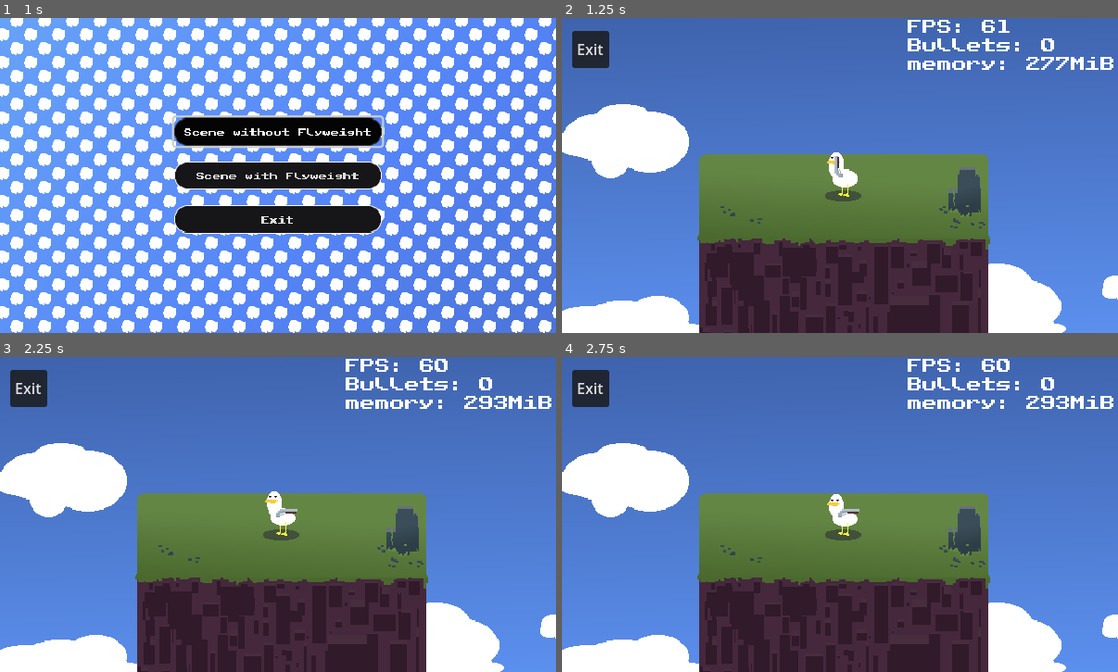
Above: before the commit, frames 1-4 (two rows, left to right).
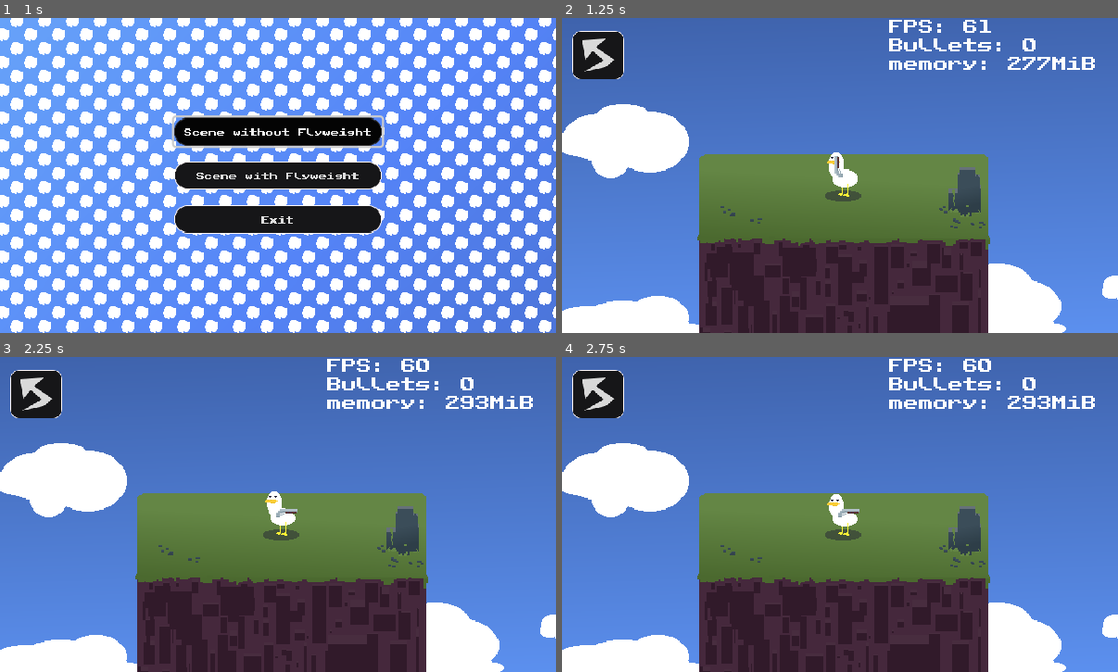
Above: after the commit, the same moments.

Repository: ThalesAdriel/Godot-Flyweight-Study
Game: Godot game, scene res://Scenes/menu.tscn
Same seed, same stepped clock (60 frames per second), same inputs: the game is played once before the commit and once after it.
Inputs (mouse positions are in pixels of both pictures, inside the frame that each line leads up to; where the layout moved, square brackets give the same spot in the first picture):
- Up to frame 1 (1 s): click "Scene without Flyweight" at 0.5 s
- Up to frame 2 (1.25 s): no input
- Up to frame 3 (2.25 s): click (33, 394) [27, 388] at 1.25 s; click "Scene with Flyweight" at 2 s
- Up to frame 4 (2.75 s): no input

Frame 1 is identical in both runs. In frame 2, 3.0% of the frame differs, in the area x 1-100%, y 0-20%; in frame 3, 3.1%; in frame 4, 3.1%.

Commit message:
Adding exit icon

Diff:
--- a/Scenes/ui.tscn
+++ b/Scenes/ui.tscn
@@ -1,8 +1,11 @@
-[gd_scene load_steps=4 format=3 uid="uid://bbsabc3n773r0"]
+[gd_scene load_steps=6 format=3 uid="uid://bbsabc3n773r0"]
 
 [ext_resource type="Script" uid="uid://byk7p8y0etgf2" path="res://Scripts/exit.gd" id="1_jxero"]
 [ext_resource type="Script" uid="uid://ctl3gh1bgb4yc" path="res://Scripts/ui.gd" id="1_qdvrb"]
+[ext_resource type="Texture2D" uid="uid://bvl502bimt7il" path="res://Textures/Group 1.svg" id="2_2246s"]
 [ext_resource type="Theme" uid="uid://ot3iqkyfukxx" path="res://Textures/theme.tres" id="3_nf4gj"]
+
+[sub_resource type="StyleBoxTexture" id="StyleBoxTexture_2246s"]
 
 [node name="UI" type="CanvasLayer"]
 script = ExtResource("1_qdvrb")
@@ -12,15 +15,19 @@
 offset_top = 14.0
 offset_right = 51.0
 offset_bottom = 54.0
+scale = Vector2(0.7, 0.7)
+theme_override_styles/panel = SubResource("StyleBoxTexture_2246s")
 
-[node name="Button" type="Button" parent="Exit"]
+[node name="Button" type="TextureButton" parent="Exit"]
 layout_mode = 1
 anchors_preset = 15
 anchor_right = 1.0
 anchor_bottom = 1.0
+offset_right = 40.0
+offset_bottom = 35.0
 grow_horizontal = 2
 grow_vertical = 2
-text = "Exit"
+texture_normal = ExtResource("2_2246s")
 script = ExtResource("1_jxero")
 
 [node name="Panel" type="Panel" parent="."]
@@ -28,8 +35,8 @@
 anchor_left = 1.0
 anchor_right = 1.0
 anchor_bottom = 1.0
-offset_left = -120.0
-offset_right = -120.0
+offset_left = -140.0
+offset_right = -140.0
 offset_bottom = -340.0
 grow_horizontal = 0
 grow_vertical = 2
--- a/Scripts/exit.gd
+++ b/Scripts/exit.gd
@@ -1,4 +1,4 @@
-extends Button
+extends TextureButton
 
 const MENU = ("res://Scenes/menu.tscn")
 
--- /dev/null
+++ b/Textures/Group 1.svg
@@ -0,0 +1,4 @@
+<svg width="80" height="75" viewBox="0 0 80 75" fill="none" xmlns="http://www.w3.org/2000/svg">
+<rect x="0.5" y="0.5" width="79" height="74" rx="13.5" fill="#161618" stroke="#FFF8F8"/>
+<path d="M47.29 46.1942L18 63L51.7584 55.5533C51.9171 55.5183 52.0648 55.4451 52.1889 55.3402L63.9982 45.3477C64.5023 44.9211 64.4619 44.1318 63.917 43.759L37.5879 25.7444C37.0415 25.3705 37.0027 24.5784 37.51 24.1529L52 12L16.1312 13.9389C15.5305 13.9713 15.0943 14.5229 15.201 15.1149L20.5 44.5L30.8459 31.3325C31.201 30.8806 31.8629 30.8202 32.2939 31.2005L47.454 44.577C47.9674 45.0301 47.8839 45.8535 47.29 46.1942Z" fill="#D9D9D9"/>
+</svg>
Not shown, added: Textures/Group 1.svg.import
